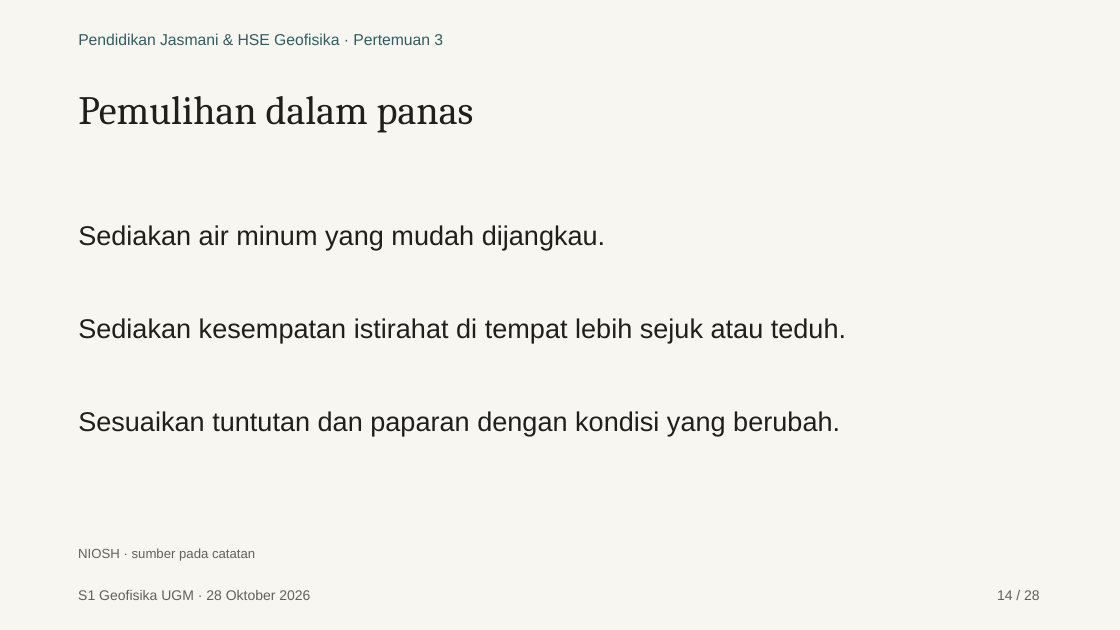
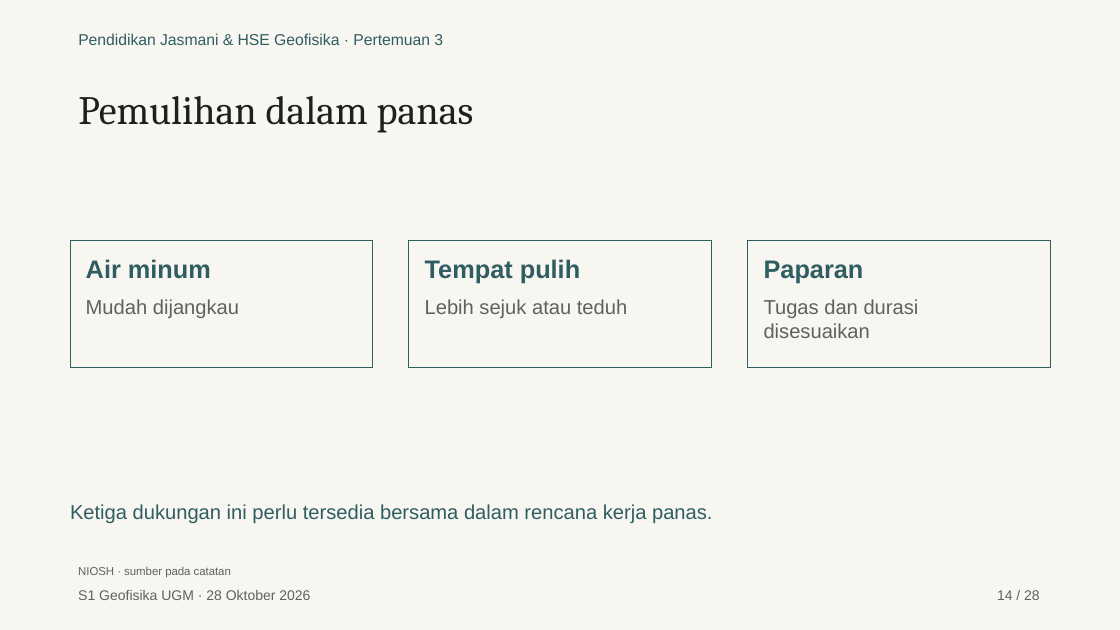
Before and after one commit to maswiet/maswiet.github.io, a slide deck: slide 14 of kuliah/pendidikan-jasmani-hse/pertemuan-3/presentasi.pptx. Drawn at 1120x630 pixels with LibreOffice and Linux fonts; fonts in the diff are those of the drawing. Boxes give left, top, right and bottom in pixels: in the first picture for what was removed or moved away, otherwise in the second. Text is boxed around its words. In the diff, an @@ line names an element or a change of style, - is before the commit and + after.

```diff
--- a/kuliah/pendidikan-jasmani-hse/pertemuan-3/presentasi.pptx
+++ b/kuliah/pendidikan-jasmani-hse/pertemuan-3/presentasi.pptx
@@ text removed at (x1=78, y1=225, x2=605, y2=250) @@
-Sediakan air minum yang mudah dijangkau.
@@ rectangle added at (x1=70, y1=240, x2=372, y2=367), fill #F8F6F1, outline #2F5D62 0.75 pt @@
@@ text added at (x1=86, y1=259, x2=211, y2=279), 21.8 pt, text #2F5D62, bold @@
+Air minum
@@ rectangle added at (x1=409, y1=240, x2=712, y2=367), fill #F8F6F1, outline #2F5D62 0.75 pt @@
@@ text added at (x1=425, y1=259, x2=580, y2=283), 21.8 pt, text #2F5D62, bold @@
+Tempat pulih
@@ rectangle added at (x1=748, y1=240, x2=1050, y2=367), fill #F8F6F1, outline #2F5D62 0.75 pt @@
@@ text added at (x1=764, y1=260, x2=864, y2=283), 21.8 pt, text #2F5D62, bold @@
+Paparan
@@ text added at (x1=86, y1=299, x2=239, y2=318), 17.2 pt, text #5F625C @@
+Mudah dijangkau
@@ text at (x1=425, y1=299, x2=627, y2=318): text changed; size 23.2 to 17.2 pt; text colour #1F1F1B to #5F625C @@
-Sediakan kesempatan istirahat di tempat lebih sejuk atau teduh.
+Lebih sejuk atau teduh
@@ text added at (x1=764, y1=299, x2=919, y2=338), 17.2 pt, text #5F625C @@
+Tugas dan durasi
+disesuaikan
@@ text removed at (x1=78, y1=411, x2=840, y2=436) @@
-Sesuaikan tuntutan dan paparan dengan kondisi yang berubah.
@@ text added at (x1=70, y1=504, x2=712, y2=523), 17.2 pt, text #2F5D62 @@
+Ketiga dukungan ini perlu tersedia bersama dalam rencana kerja panas.
@@ text "NIOSH · sumber pada catatan" moved from (x1=78, y1=548, x2=255, y2=561) to (x1=78, y1=567, x2=231, y2=578) @@
@@ text "NIOSH · sumber pada catatan" at (x1=78, y1=567, x2=231, y2=578): size 11.2 to 9.8 pt @@
```
Also in this commit, not shown: 10 other slides changed, 32 other files.
